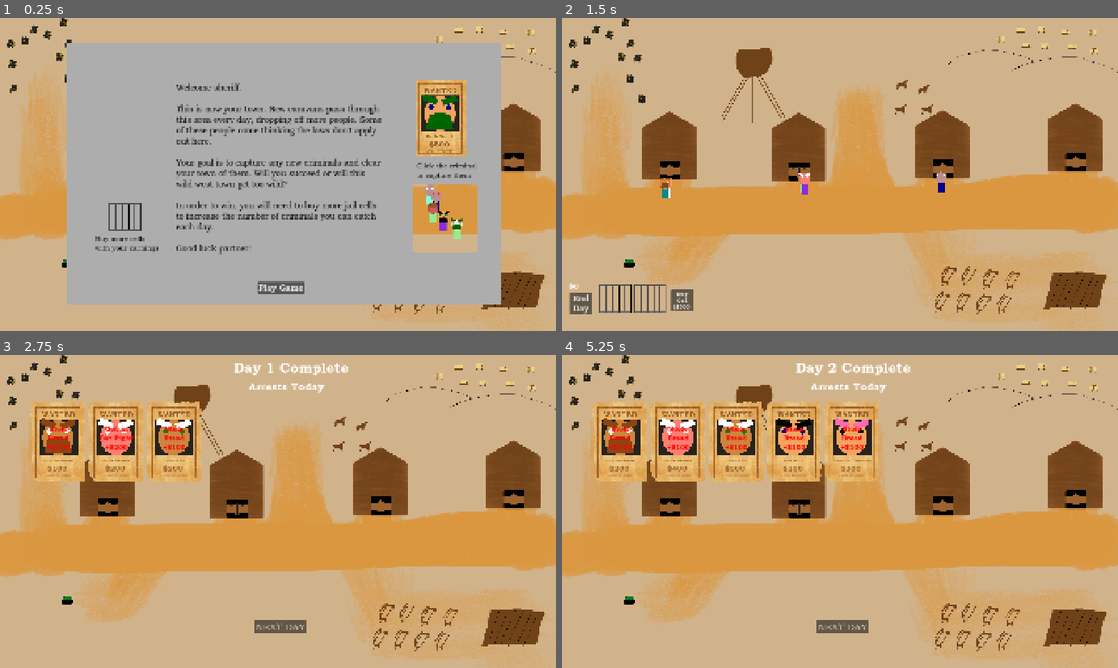
Above: before the commit, frames 1-4 (two rows, left to right).
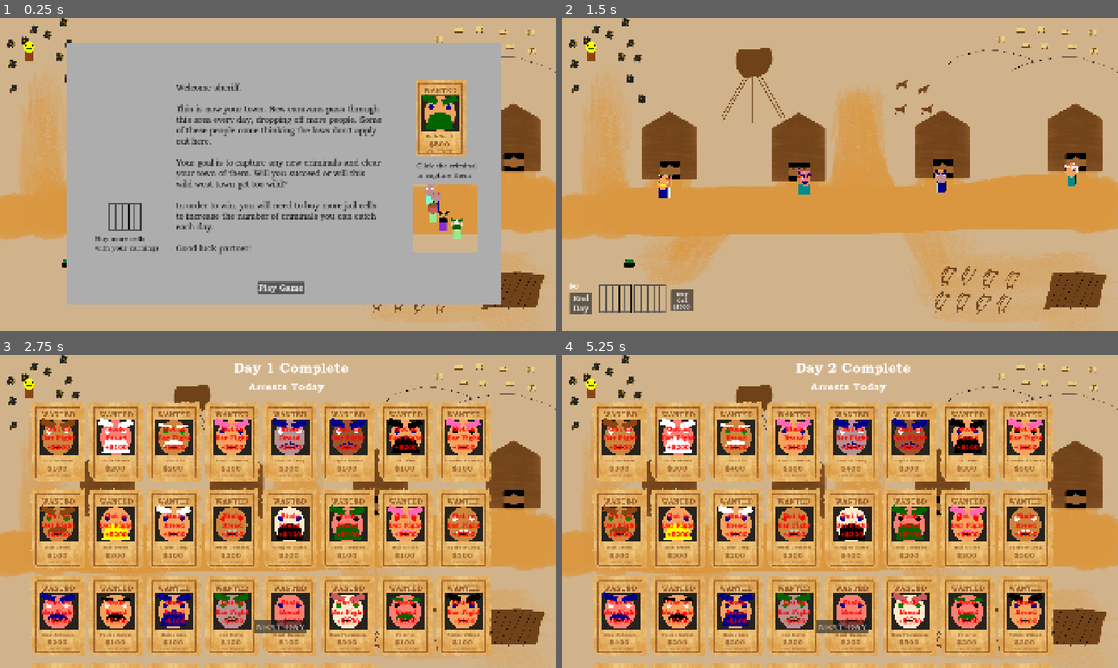
Above: after the commit, the same moments.

Repository: PeterMaidaRobot/Bounty-Game-Jam
Game: Godot game, scene res://main.tscn
Two runs of this game, one before a commit and one after it. Both use one fixed random seed, a clock stepped at 60 frames per second and the inputs below.
Inputs:
- Up to frame 1 (0.25 s): no input
- Up to frame 2 (1.5 s): click "Play Game" at 0.5 s; click "BEGIN" at 1.25 s
- Up to frame 3 (2.75 s): click "End Day" at 2 s
- Up to frame 4 (5.25 s): click "NEXT DAY" at 2.75 s; click "BEGIN" at 3.5 s; click "Buy Cell ($500)" at 4.25 s; click "End Day" at 5 s

The runs differ from the first frame. In frame 1, 0.1% of the frame differs, in the area x 4-7%, y 7-14%; in frame 2, 0.5%; in frame 3, 47%, in the area x 4-89%, y 7-100%; in frame 4, 44%.

Commit message:
Added 2 new moustache types, and 1 new eyebrow type

Diff:
--- a/main.gd
+++ b/main.gd
@@ -77,8 +77,8 @@
 
 
 	# Start with 6 people in town, with one more than the number of jail cells you have
-	const NUM_PEOPLE_TO_ADD : int = 6
-	const NUM_CRIMINALS_TO_ADD : int = 3
+	const NUM_PEOPLE_TO_ADD : int = 30#6
+	const NUM_CRIMINALS_TO_ADD : int = 30#3
 	add_new_arrival_people(NUM_PEOPLE_TO_ADD, NUM_CRIMINALS_TO_ADD)
 
 	#Person.feature_tree_root.print()
--- a/main.tscn
+++ b/main.tscn
@@ -199,8 +199,9 @@
 text = "Caravan with new arrivals!"
 
 [node name="DummyPerson" parent="." unique_id=203893817 instance=ExtResource("2_0xm2m")]
-visible = false
 position = Vector2(100, 100)
+eyebrow_type = 1
+moustache_type = 2
 
 [node name="JailIconOverlay" type="Node2D" parent="." unique_id=1847089184]
 
--- a/person.gd
+++ b/person.gd
@@ -1,5 +1,7 @@
 class_name Person extends Node2D
 
+enum MOUSTACHE_TYPE { NONE, PENCIL, WALRUS, THICK }
+enum EYEBROW_TYPE { NONE, THIN, THICK }
 
 @export_group("Body")
 @export var body_width : int = 25
@@ -7,13 +9,20 @@
 @export var body_color : Color = Color.SADDLE_BROWN
 
 @export_group("Eyebrow")
-@export var has_eyebrows : bool = true
-@export var eyebrow_width : int = 17
-@export var eyebrow_height : int = 7
+@export var eyebrow_type : EYEBROW_TYPE = EYEBROW_TYPE.THICK
+@export var eyebrow_color : Color = Color.DARK_GREEN
 @export var eyebrow_spacing : int = 10
-@export var eyebrow_y_offset : int = -19
-@export var eyebrow_rotation : int = 20
-@export var eyebrow_color : Color = Color.DARK_GREEN
+# Thick
+@export var thick_eyebrow_width : int = 17
+@export var thick_eyebrow_height : int = 7
+@export var thick_eyebrow_y_offset : int = -19
+@export var thick_eyebrow_rotation : int = 20
+# Thin
+@export var thin_eyebrow_width : int = 14
+@export var thin_eyebrow_height : int = 3
+@export var thin_eyebrow_y_offset : int = -15
+@export var thin_eyebrow_rotation : int = 7
+
 
 @export_group("Eye")
 @export var eye_radius : int = 3
@@ -22,17 +31,21 @@
 @export var eye_color : Color = Color.BLACK
 
 @export_group("Moustache")
-@export var has_moustache : bool = true
-@export var moustache_radius : int = 8
-@export var moustache_endpoint_ratio : float = 2
-@export var moustache_bridge_ratio : float = 1.5
-@export var moustache_height_ratio : float = 0.5
+@export var moustache_type : MOUSTACHE_TYPE = MOUSTACHE_TYPE.NONE
+@export var thick_moustache_radius : int = 8
+@export var thick_moustache_endpoint_ratio : float = 2
+@export var thick_moustache_bridge_ratio : float = 1.5
+@export var thick_moustache_height_ratio : float = 0.5
 @export var moustache_color : Color = Color.DARK_GREEN
 
 @export_group("Head")
 @export var head_height : int = 20
 @export var head_width : int = 18
 @export var head_color : Color = Color.YELLOW
+
+@export_group("Mouth")
+@export var mouth_height : int = 2
+@export var mouth_width  : int = 10
 
 @export_group("")
 
@@ -101,7 +114,7 @@
 ]
 
 enum DRAW_TYPE { RECT, CIRCLE, ELLIPSE, POLYGON }
-enum FEATURE_TYPE { BODY, HEAD, MOUSTACHE, EYES, EYEBROWS }
+enum FEATURE_TYPE { BODY, HEAD, MOUTH, MOUSTACHE, EYES, EYEBROWS }
 var feature_params = []
 
 const FIRST_NAME_OPTIONS = ["Alex", "Bob", "Charlie", "Clyde", "Dax", "Edward", "Felipe", "Greg", "Hal", "Ian", "Jack", "Kent", "Lance", "Max", "Nick", "Owen", "Peter", "Quentin", "Spencer", "Zach"]
@@ -132,8 +145,6 @@
 const MOUSTACHE_TYPE_KEY : String = "moustache_type"
 const EYEBROW_TYPE_KEY : String = "eyebrow_type"
 
-enum MOUSTACHE_TYPE { NONE, THICK }
-enum EYEBROW_TYPE { NONE, THICK }
 
 # Create a treenode structure to house the feature options
 class TreeNode:
@@ -191,11 +202,15 @@
 	for moustache_type in MOUSTACHE_TYPE:
 		var new_moustache_node = TreeNode.new(MOUSTACHE_TYPE_KEY, moustache_type)
 		new_moustache_node.children = _get_eyebrow_type_children()
-		match MOUSTACHE_TYPE.get(moustache_type):
-			MOUSTACHE_TYPE.NONE:
-				new_moustache_node.weight = 2
-			MOUSTACHE_TYPE.THICK:
-				new_moustache_node.weight = 3
+		#match MOUSTACHE_TYPE.get(moustache_type):
+			#MOUSTACHE_TYPE.NONE:
+				#new_moustache_node.weight = 2
+			#MOUSTACHE_TYPE.PENCIL:
+				#new_moustache_node.weight = 3
+			#MOUSTACHE_TYPE.ITALIAN:
+				#new_moustache_node.weight = 3
+			#MOUSTACHE_TYPE.THICK:
+				#new_moustache_node.weight = 3
 		moustache_type_children.append(new_moustache_node)
 	return moustache_type_children
 
@@ -325,8 +340,8 @@
 		}
 
 
-	has_moustache = MOUSTACHE_TYPE.get(feature_set[MOUSTACHE_TYPE_KEY]) != MOUSTACHE_TYPE.NONE
-	has_eyebrows = EYEBROW_TYPE.get(feature_set[EYEBROW_TYPE_KEY]) != EYEBROW_TYPE.NONE
+	moustache_type = MOUSTACHE_TYPE.get(feature_set[MOUSTACHE_TYPE_KEY])
+	eyebrow_type = EYEBROW_TYPE.get(feature_set[EYEBROW_TYPE_KEY])
 
 	head_color = feature_set[HEAD_COLOR_KEY]
 	eyebrow_color = feature_set[HAIR_COLOR_KEY]
@@ -349,6 +364,85 @@
 
 
 
+func _set_initial_moustache_features():
+
+	if moustache_type == MOUSTACHE_TYPE.THICK:
+		var offset : Vector2 = Vector2(0, 2)
+		var coords = [
+			[offset.x - thick_moustache_radius * thick_moustache_endpoint_ratio, offset.y + thick_moustache_radius * thick_moustache_endpoint_ratio], # left point
+			[offset.x + thick_moustache_radius * thick_moustache_endpoint_ratio, offset.y + thick_moustache_radius * thick_moustache_endpoint_ratio], # right point
+			[offset.x + thick_moustache_radius * thick_moustache_bridge_ratio, offset.y], # top-right point
+			[offset.x, offset.y - thick_moustache_radius * thick_moustache_height_ratio],  # top point
+			[offset.x - thick_moustache_radius * thick_moustache_bridge_ratio, offset.y], # top-left point
+		]
+		var moustache = float_array_to_Vector2Array(coords)
+		feature_params.append([FEATURE_TYPE.MOUSTACHE, DRAW_TYPE.POLYGON, [moustache, [ moustache_color ]]])
+
+	elif moustache_type == MOUSTACHE_TYPE.PENCIL:
+		var offset : Vector2 = Vector2(0, 10)
+		const CENTER_SPACING : int = 1
+		const MOUSTACHE_LENGTH : int = 10
+		const MOUSTACHE_HEIGHT : int = 5
+		const MOUSTACHE_PINCH : int = 2
+		var coords = [
+			[offset.x - MOUSTACHE_LENGTH - CENTER_SPACING, offset.y], # left point
+			[offset.x - CENTER_SPACING, offset.y - MOUSTACHE_HEIGHT],  # top point
+			[offset.x - CENTER_SPACING, offset.y - MOUSTACHE_PINCH], # right point
+		]
+		var moustache = float_array_to_Vector2Array(coords)
+		feature_params.append([FEATURE_TYPE.MOUSTACHE, DRAW_TYPE.POLYGON, [moustache, [ moustache_color ]]])
+		coords = [
+			[offset.x + MOUSTACHE_LENGTH + CENTER_SPACING, offset.y], # left point
+			[offset.x + CENTER_SPACING, offset.y - MOUSTACHE_HEIGHT],  # top point
+			[offset.x + CENTER_SPACING, offset.y - MOUSTACHE_PINCH], # right point
+		]
+		moustache = float_array_to_Vector2Array(coords)
+		feature_params.append([FEATURE_TYPE.MOUSTACHE, DRAW_TYPE.POLYGON, [moustache, [ moustache_color ]]])
+
+	if moustache_type == MOUSTACHE_TYPE.WALRUS:
+		const MOUSTACHE_WIDTH : int = 12
+		const MOUSTACHE_PIVOT : int = 10
+		const MOUSTACHE_HEIGHT : int = 6
+		const MOUSTACHE_WAVE : int = 2
+		var offset : Vector2 = Vector2(0, 2)
+		var coords = [
+			[offset.x, offset.y], # center top point
+			[offset.x - MOUSTACHE_PIVOT, offset.y + MOUSTACHE_HEIGHT/2], # top-left point
+			[offset.x - MOUSTACHE_WIDTH, offset.y + MOUSTACHE_HEIGHT + MOUSTACHE_WAVE], # left point
+			[offset.x - (2*MOUSTACHE_WIDTH)/3, offset.y + MOUSTACHE_HEIGHT], # left wave up point
+			[offset.x - (1*MOUSTACHE_WIDTH)/3, offset.y + MOUSTACHE_HEIGHT + MOUSTACHE_WAVE], # left wave down point
+			[offset.x, offset.y + MOUSTACHE_HEIGHT], # center bottom point
+			# Now reverse the others
+			[offset.x + (1*MOUSTACHE_WIDTH)/3, offset.y + MOUSTACHE_HEIGHT + MOUSTACHE_WAVE], # right wave down point
+			[offset.x + (2*MOUSTACHE_WIDTH)/3, offset.y + MOUSTACHE_HEIGHT], # right wave up point
+			[offset.x + MOUSTACHE_WIDTH, offset.y + MOUSTACHE_HEIGHT + MOUSTACHE_WAVE], # right point
+			[offset.x + MOUSTACHE_PIVOT, offset.y + MOUSTACHE_HEIGHT/2], # top-right point
+		]
+		var moustache = float_array_to_Vector2Array(coords)
+		feature_params.append([FEATURE_TYPE.MOUSTACHE, DRAW_TYPE.POLYGON, [moustache, [ moustache_color ]]])
+
+func _set_initial_eyebrow_features():
+
+	if eyebrow_type == EYEBROW_TYPE.THICK:
+		var pivot : Vector2 = Vector2(-eyebrow_spacing - (thick_eyebrow_width/2), thick_eyebrow_y_offset)
+		var points = get_rotated_rect(Rect2(0, 0, thick_eyebrow_width, thick_eyebrow_height), thick_eyebrow_rotation, pivot)
+		feature_params.append([FEATURE_TYPE.EYEBROWS, DRAW_TYPE.POLYGON, [points, [ eyebrow_color ]]])
+
+		pivot = Vector2(eyebrow_spacing - (thick_eyebrow_width/2), thick_eyebrow_y_offset)
+		points = get_rotated_rect(Rect2(0, 0, thick_eyebrow_width, thick_eyebrow_height), thick_eyebrow_rotation * -1, pivot)
+		feature_params.append([FEATURE_TYPE.EYEBROWS, DRAW_TYPE.POLYGON, [points, [ eyebrow_color ]]])
+
+	elif eyebrow_type == EYEBROW_TYPE.THIN:
+		var pivot : Vector2 = Vector2(-eyebrow_spacing - (thin_eyebrow_width/2), thin_eyebrow_y_offset)
+		var points = get_rotated_rect(Rect2(0, 0, thin_eyebrow_width, thin_eyebrow_height), thin_eyebrow_rotation, pivot)
+		feature_params.append([FEATURE_TYPE.EYEBROWS, DRAW_TYPE.POLYGON, [points, [ eyebrow_color ]]])
+
+		pivot = Vector2(eyebrow_spacing - (thin_eyebrow_width/2), thin_eyebrow_y_offset)
+		points = get_rotated_rect(Rect2(0, 0, thin_eyebrow_width, thin_eyebrow_height), thin_eyebrow_rotation * -1, pivot)
+		feature_params.append([FEATURE_TYPE.EYEBROWS, DRAW_TYPE.POLYGON, [points, [ eyebrow_color ]]])
+
+
+
 # This function will add the order of all the features needed for this person
 func set_initial_features():
 	# BODY
@@ -357,32 +451,19 @@
 	# HEAD
 	feature_params.append([FEATURE_TYPE.HEAD, DRAW_TYPE.ELLIPSE, [Vector2(0, 0), head_width, head_height, head_color]])
 
+	# MOUTH
+	const MOUTH_OFFSET_Y : int = 10
+	feature_params.append([FEATURE_TYPE.MOUTH, DRAW_TYPE.RECT, [Rect2(-(mouth_width/2), MOUTH_OFFSET_Y, mouth_width, mouth_height), Color.BLACK]])
+
 	# MOUSTACHE
-	if has_moustache:
-		var offset : Vector2 = Vector2(0, 2)
-		var coords = [
-			[offset.x - moustache_radius * moustache_endpoint_ratio, offset.y + moustache_radius * moustache_endpoint_ratio], # left point
-			[offset.x + moustache_radius * moustache_endpoint_ratio, offset.y + moustache_radius * moustache_endpoint_ratio], # right point
-			[offset.x + moustache_radius * moustache_bridge_ratio, offset.y], # top-right point
-			[offset.x, offset.y - moustache_radius * moustache_height_ratio],  # top point
-			[offset.x - moustache_radius * moustache_bridge_ratio, offset.y], # top-left point
-		]
-		var head = float_array_to_Vector2Array(coords)
-		feature_params.append([FEATURE_TYPE.MOUSTACHE, DRAW_TYPE.POLYGON, [head, [ moustache_color ]]])
+	_set_initial_moustache_features()
 
 	# EYES
 	feature_params.append([FEATURE_TYPE.EYES, DRAW_TYPE.CIRCLE, [Vector2(eye_spacing * -1, eye_y_offset), eye_radius, eye_color]])
 	feature_params.append([FEATURE_TYPE.EYES, DRAW_TYPE.CIRCLE, [Vector2(eye_spacing, eye_y_offset), eye_radius, eye_color]])
 
 	# EYEBROWS
-	if has_eyebrows:
-		var pivot : Vector2 = Vector2(-eyebrow_spacing - (eyebrow_width/2), eyebrow_y_offset)
-		var points = get_rotated_rect(Rect2(0, 0, eyebrow_width, eyebrow_height), eyebrow_rotation, pivot)
-		feature_params.append([FEATURE_TYPE.EYEBROWS, DRAW_TYPE.POLYGON, [points, [ eyebrow_color ]]])
-
-		pivot = Vector2(eyebrow_spacing - (eyebrow_width/2), eyebrow_y_offset)
-		points = get_rotated_rect(Rect2(0, 0, eyebrow_width, eyebrow_height), eyebrow_rotation * -1, pivot)
-		feature_params.append([FEATURE_TYPE.EYEBROWS, DRAW_TYPE.POLYGON, [points, [ eyebrow_color ]]])
+	_set_initial_eyebrow_features()
 
 
 
@@ -411,7 +492,7 @@
 	## Apply rotation transform to each point
 	for i in range(points.size()):
 		points[i] = rotation_transform.basis_xform(points[i])
-		points[i] += pivot + Vector2(0, -sin(rotation_angle)*eyebrow_rotation/2)
+		points[i] += pivot + Vector2(0, -sin(rotation_angle)*thick_eyebrow_rotation/2)
 
 	return points
 
@@ -442,6 +523,8 @@
 
 
 func _process(delta : float):
+	feature_params = [] # TODO here for debugging the DummyPerson
+	set_initial_features() # here for debug
 	queue_redraw() # I only use this for debug, this doesn't need to be here
 
 func update_movement(delta : float) -> bool:
Binary file added: art/references/moustache_types.png
Not shown, added: art/references/moustache_types.png.import
